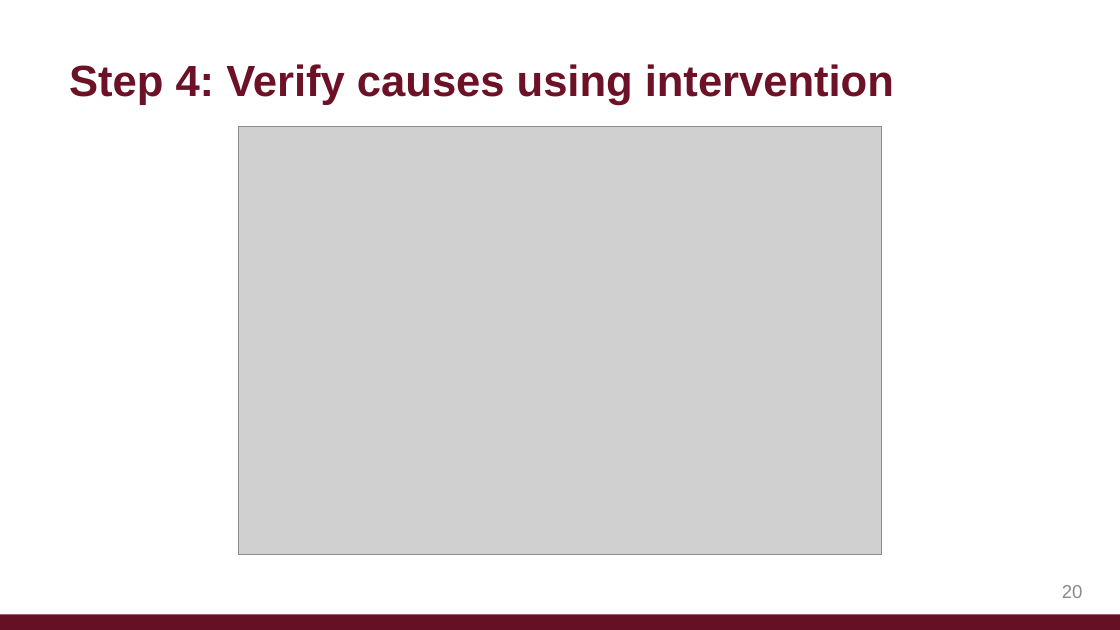
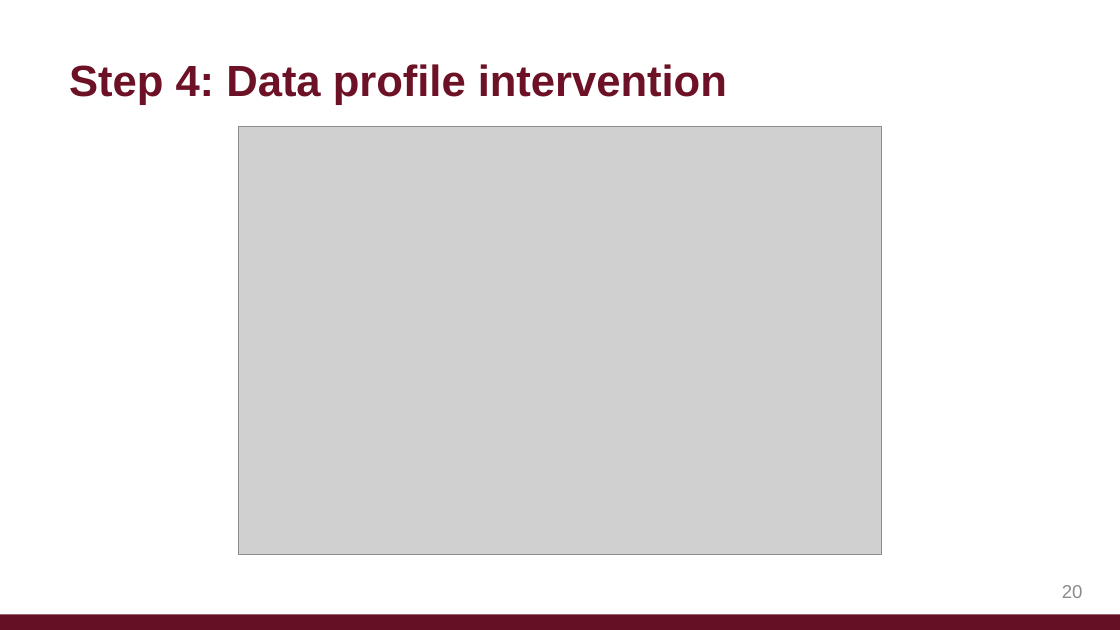
Before and after one commit to afariha/afariha.github.io, a slide deck: slide 20 of posters_and_slides/NWDS_2023_Talk.pptx. Drawn at 1120x630 pixels with LibreOffice and Linux fonts; fonts in the diff are those of the drawing; grey boxes stand for pictures. Boxes give left, top, right and bottom in pixels: in the first picture for what was removed or moved away, otherwise in the second. Text is boxed around its words. In the diff, an @@ line names an element or a change of style, - is before the commit and + after.

```diff
--- a/posters_and_slides/NWDS_2023_Talk.pptx
+++ b/posters_and_slides/NWDS_2023_Talk.pptx
@@ text at (x1=69, y1=64, x2=727, y2=105): text changed @@
-Step 4: Verify causes using intervention
+Step 4: Data profile intervention
```
Also in this commit, not shown: 4 other slides changed, 1 slide added, 1 slide removed, 1 other file.
